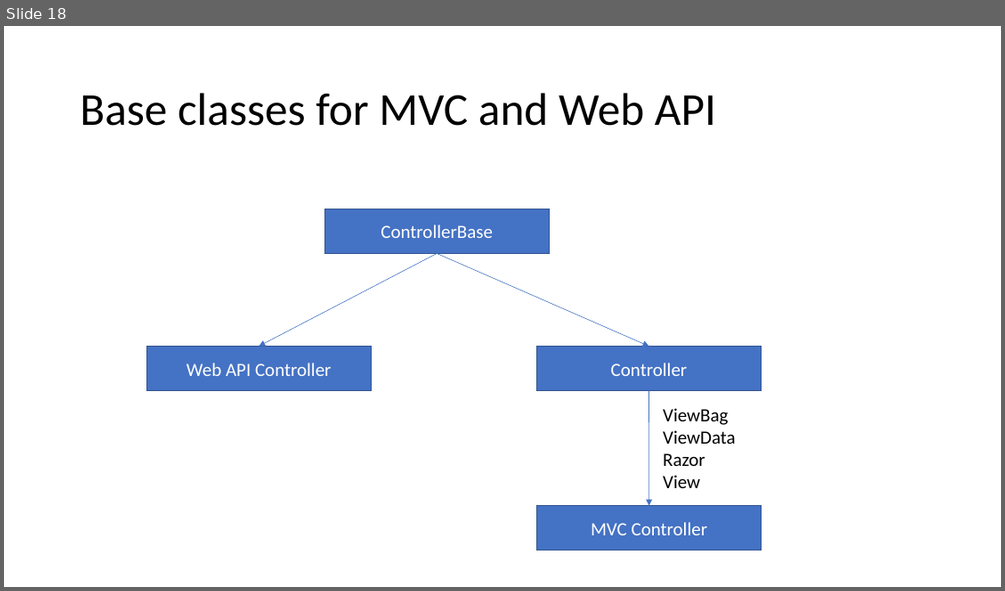
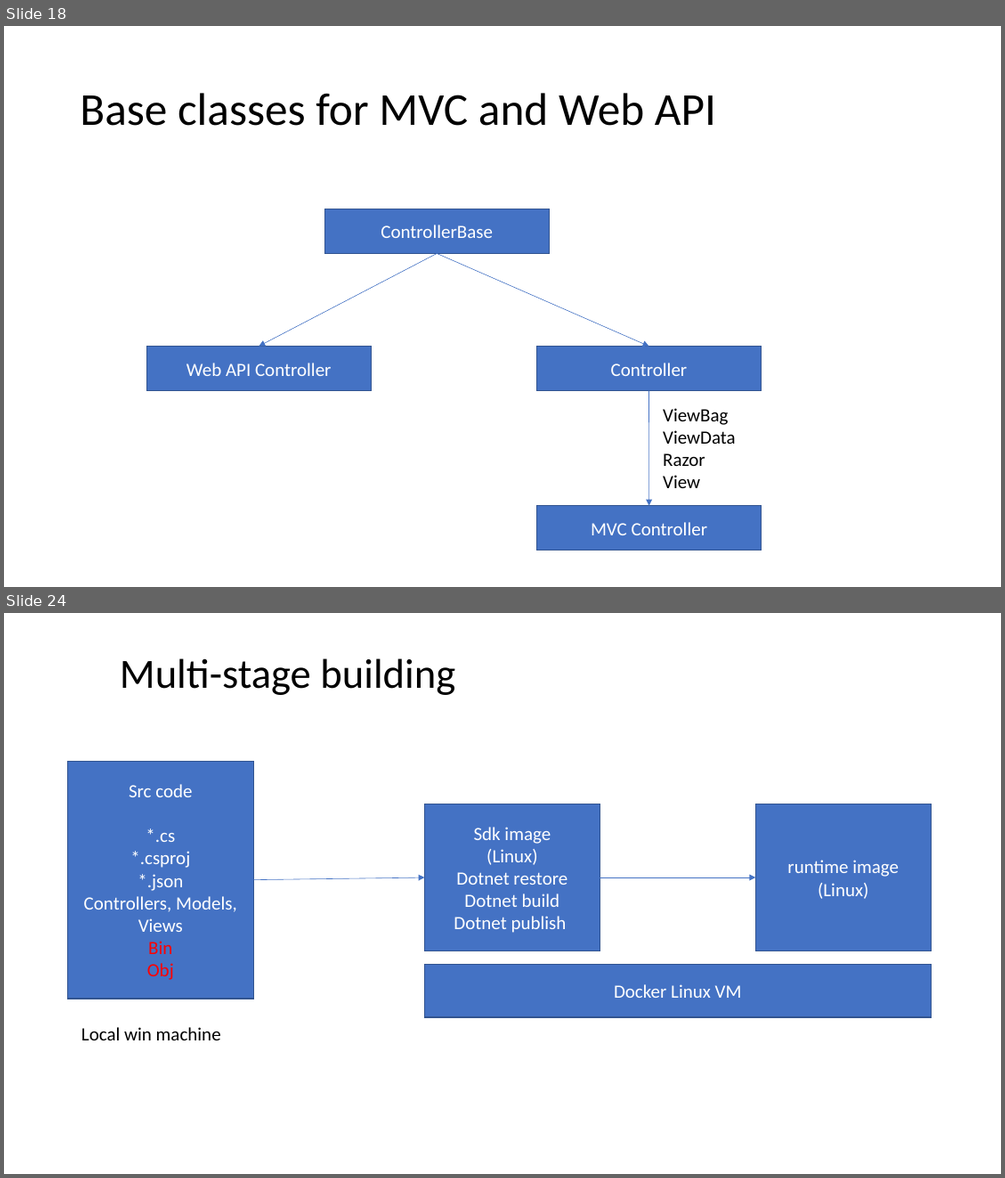
Before and after one commit to sonusathyadas/Microservices-Training-Materials, a slide deck: Presentation1.pptx. Shown one above the other, each under a label of ours: slide 18 before the commit, slides 18 and 24 after it; the slides between them are not shown. The pictures are 1005x591 and 1005x1178 pixels, drawn with LibreOffice and Linux fonts; fonts in the diff are those of the drawing. Boxes give left, top, right and bottom in pixels: in the first picture for what was removed or moved away, otherwise in the second. Text is boxed around its words. In the diff, an @@ line names an element or a change of style, - is before the commit and + after.

```diff
--- a/Presentation1.pptx
+++ b/Presentation1.pptx
@@ slide 24 added at (4, 613, 1001, 1174), background #FFFFFF @@
@@ text added at (120, 658, 455, 695), 40 pt, text #000000 @@
+Multi-stage building
@@ rectangle added at (67, 761, 254, 999), fill #4472C4, outline #325491 1 pt, 18 pt, text #FFFFFF @@
+Src code
+*.cs
+*.csproj
+*.json
+Controllers, Models, Views
+Bin
+Obj
@@ rectangle added at (424, 803, 599, 951), fill #4472C4, outline #325491 1 pt, 18 pt, text #FFFFFF @@
+Sdk image
+(Linux)
+Dotnet restore
+Dotnet build
+Dotnet publish
@@ rectangle added at (755, 803, 930, 951), fill #4472C4, outline #325491 1 pt, 18 pt, text #FFFFFF @@
+runtime image
+(Linux)
@@ arrow added from (254, 880) to (424, 877), #4472C4 0.5 pt @@
@@ arrow added from (600, 877) to (755, 877), #4472C4 0.5 pt @@
@@ rectangle added at (424, 965, 930, 1018), fill #4472C4, outline #325491 1 pt, 18 pt, text #FFFFFF @@
+Docker Linux VM
@@ text added at (81, 1027, 221, 1040), 18 pt, text #000000 @@
+Local win machine
```
Also in this commit, not shown: 13 other slides added, 2 other files.
